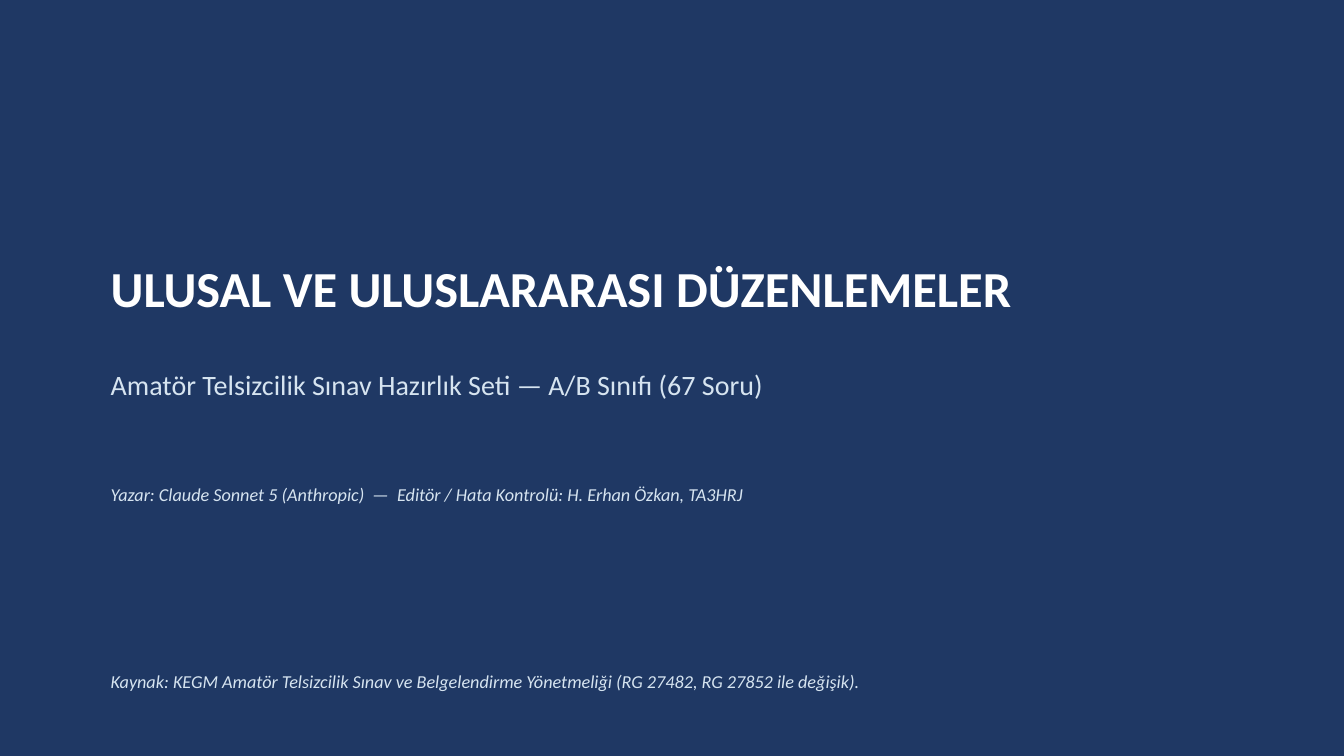
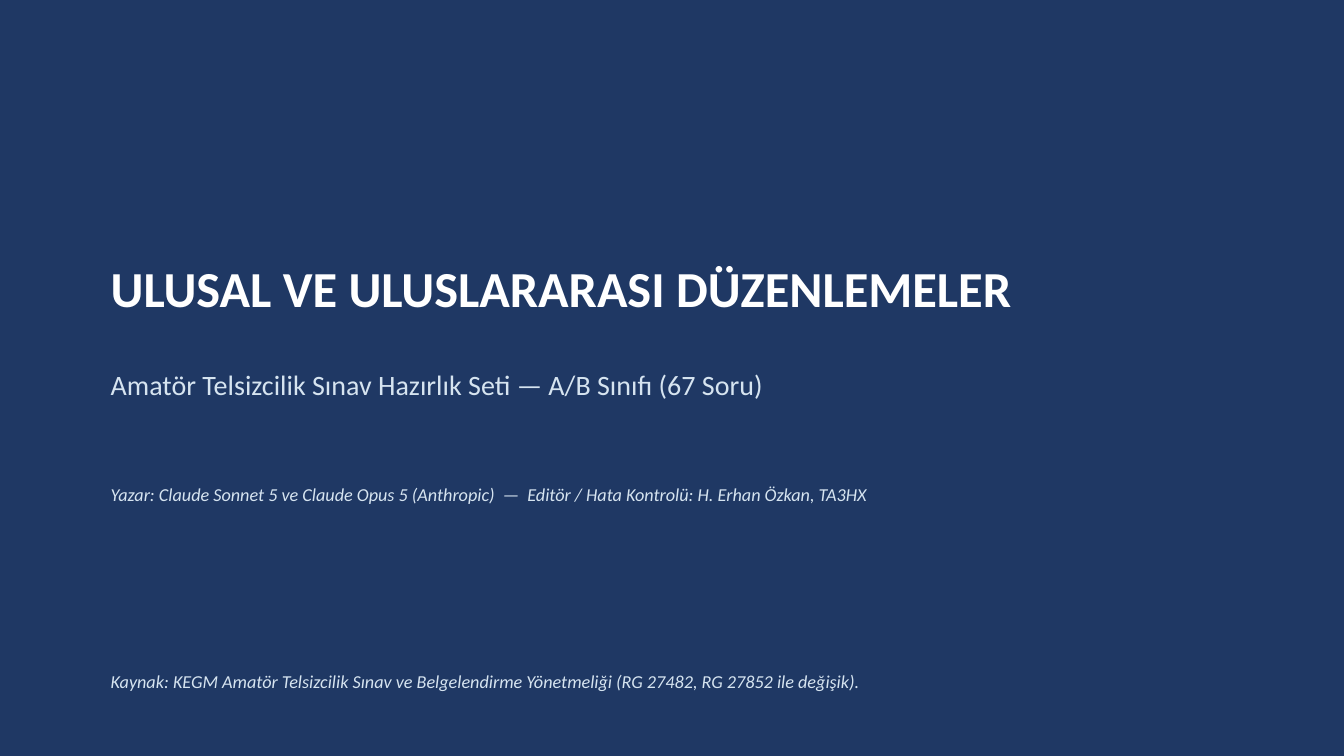
Before and after one commit to TA3HRJ/amator-telsiz-egitimi, a slide deck: slide 1 of Amator_Telsizcilik_A-B_Duzenlemeler_Sinav_Hazirlik_v1.1.pptx. Drawn at 1344x756 pixels with LibreOffice and Linux fonts; fonts in the diff are those of the drawing. Boxes give left, top, right and bottom in pixels: in the first picture for what was removed or moved away, otherwise in the second. Text is boxed around its words. In the diff, an @@ line names an element or a change of style, - is before the commit and + after.

```diff
--- a/Amator_Telsizcilik_A-B_Duzenlemeler_Sinav_Hazirlik_v1.1.pptx
+++ b/Amator_Telsizcilik_A-B_Duzenlemeler_Sinav_Hazirlik_v1.1.pptx
@@ text at [111,487,867,504]: text changed @@
-Yazar: Claude Sonnet 5 (Anthropic) — Editör / Hata Kontrolü: H. Erhan Özkan, TA3HRJ
+Yazar: Claude Sonnet 5 ve Claude Opus 5 (Anthropic) — Editör / Hata Kontrolü: H. Erhan Özkan, TA3HX
```
Also in this commit, not shown: 5 other files.
